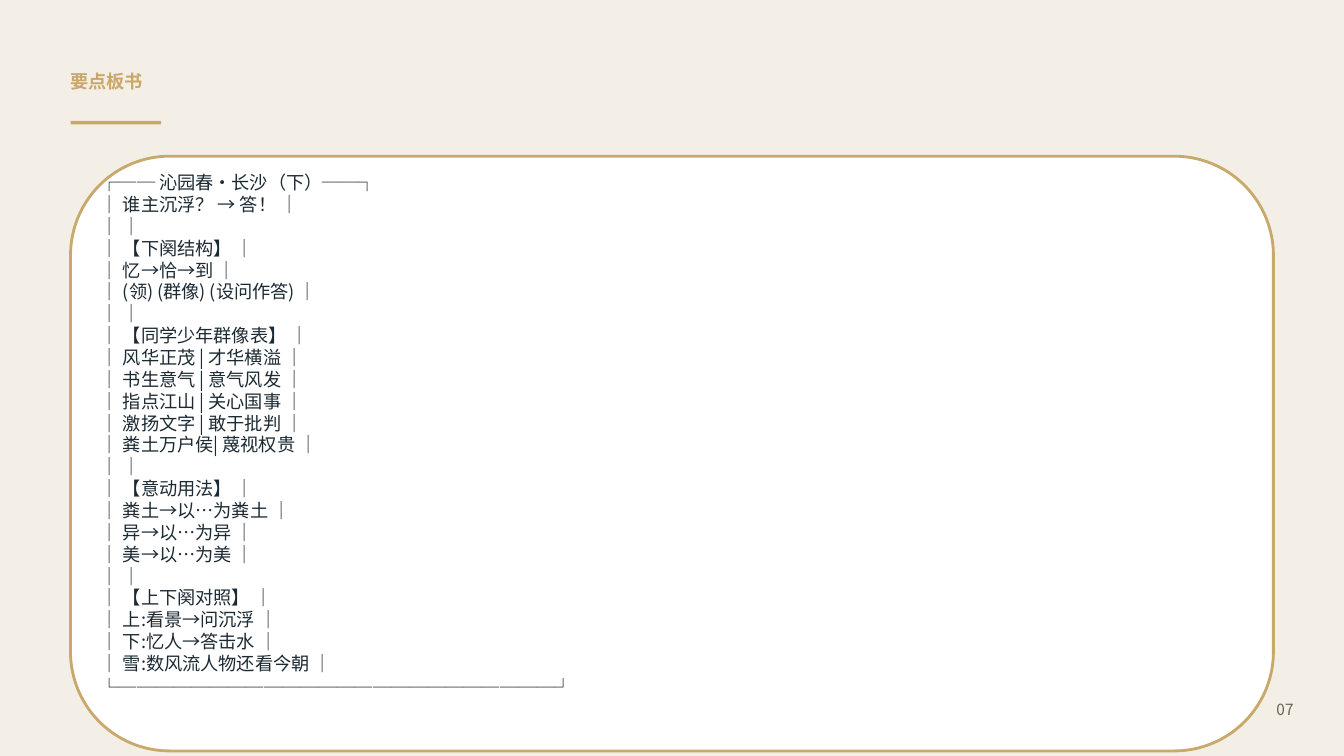
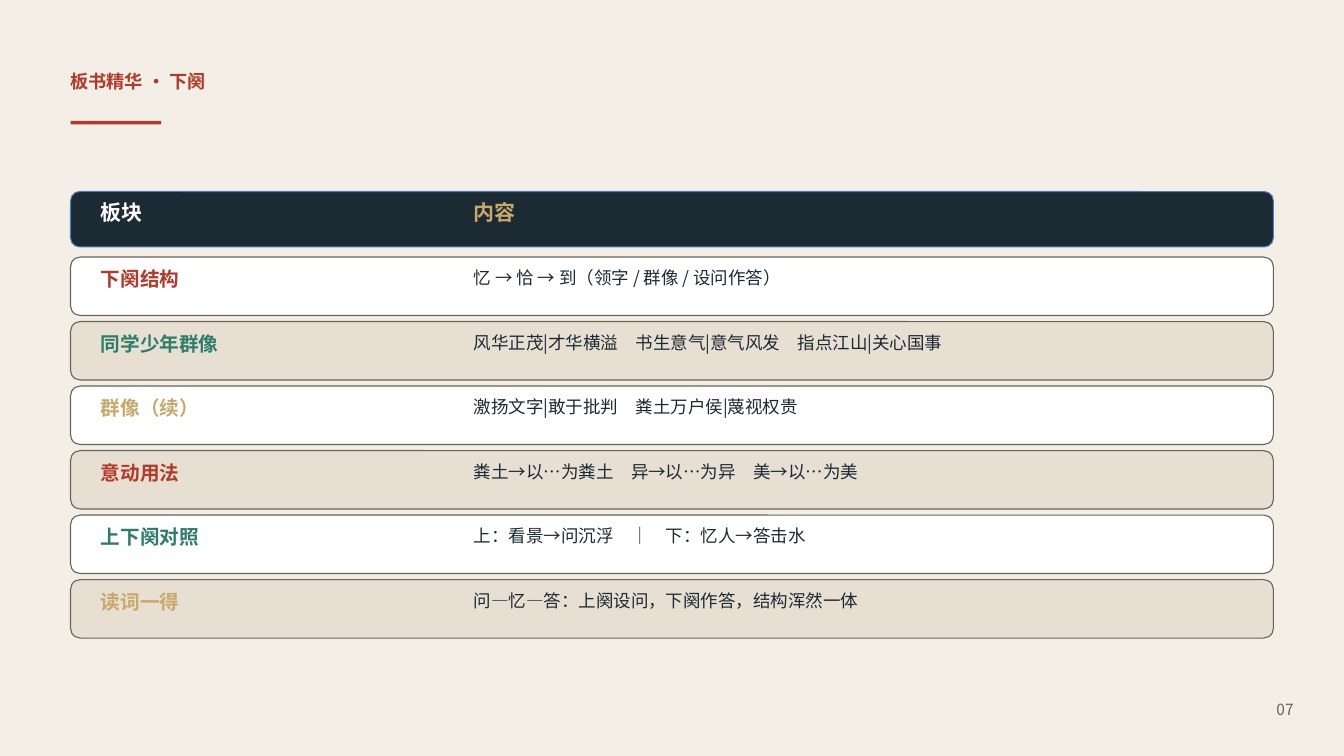
Before and after one commit to katarakinkim-arch/english-lesson-miniprogram, a slide deck: slide 7 of preview_v7/cn/l-cn-bs-u1-2.pptx. Drawn at 1344x756 pixels with LibreOffice and Linux fonts; fonts in the diff are those of the drawing. Boxes give left, top, right and bottom in pixels: in the first picture for what was removed or moved away, otherwise in the second. Text is boxed around its words. In the diff, an @@ line names an element or a change of style, - is before the commit and + after.

```diff
--- a/preview_v7/cn/l-cn-bs-u1-2.pptx
+++ b/preview_v7/cn/l-cn-bs-u1-2.pptx
@@ text at <box>71,72,205,90</box>: text changed; text colour #C8A86B to #B23A2A @@
-要点板书
+板书精华 · 下阕
@@ rectangle at <box>71,121,161,124</box>: fill #C8A86B to #B23A2A @@
@@ text removed at <box>123,173,377,672</box> @@
-┌── 沁园春·长沙（下）──┐
-│ 谁主沉浮？ → 答！ │
-│ │
-│ 【下阕结构】 │
-│ 忆→恰→到 │
-│ (领) (群像) (设问作答) │
-│ │
-│ 【同学少年群像表】 │
-│ 风华正茂 | 才华横溢 │
-│ 书生意气 | 意气风发 │
-│ 指点江山 | 关心国事 │
-│ 激扬文字 | 敢于批判 │
-│ 粪土万户侯| 蔑视权贵 │
-│ │
-│ 【意动用法】 │
-│ 粪土→以…为粪土 │
-│ 异→以…为异 │
-│ 美→以…为美 │
-│ │
-│ 【上下阕对照】 │
-│ 上:看景→问沉浮 │
-│ 下:忆人→答击水 │
-│ 雪:数风流人物还看今朝 │
-└────────────────────────┘
@@ rounded rectangle added at <box>71,192,1273,247</box>, fill #1C2A33, outline #4B7EBC 0.75 pt @@
@@ text added at <box>101,202,143,222</box>, 15 pt, text #FFFFFF, bold @@
+板块
@@ text added at <box>474,202,516,222</box>, 15 pt, text #C8A86B, bold @@
+内容
@@ rounded rectangle added at <box>71,257,1273,316</box>, fill #FFFFFF, outline #6B6258 0.8 pt @@
@@ text added at <box>101,269,179,288</box>, 14 pt, text #B23A2A, bold @@
+下阕结构
@@ text added at <box>474,269,780,286</box>, 12.5 pt, text #1C2A33 @@
+忆 → 恰 → 到（领字 / 群像 / 设问作答）
@@ rounded rectangle added at <box>71,322,1273,380</box>, fill #E7DFD2, outline #6B6258 0.8 pt @@
@@ text added at <box>101,334,219,353</box>, 14 pt, text #2E7D6B, bold @@
+同学少年群像
@@ text added at <box>474,334,942,354</box>, 12.5 pt, text #1C2A33 @@
+风华正茂|才华横溢 书生意气|意气风发 指点江山|关心国事
@@ rounded rectangle added at <box>71,386,1273,445</box>, fill #FFFFFF, outline #6B6258 0.8 pt @@
@@ text added at <box>101,398,199,417</box>, 14 pt, text #C8A86B, bold @@
+群像（续）
@@ text added at <box>474,398,798,418</box>, 12.5 pt, text #1C2A33 @@
+激扬文字|敢于批判 粪土万户侯|蔑视权贵
@@ rounded rectangle: place and size @@
-rounded rectangle at <box>71,156,1273,751</box>
+rounded rectangle at <box>71,451,1273,509</box>
@@ rounded rectangle at <box>71,451,1273,509</box>: fill #FFFFFF to #E7DFD2; outline #C8A86B 2 pt to #6B6258 0.8 pt @@
@@ text added at <box>101,463,179,482</box>, 14 pt, text #B23A2A, bold @@
+意动用法
@@ text added at <box>474,463,858,480</box>, 12.5 pt, text #1C2A33 @@
+粪土→以…为粪土 异→以…为异 美→以…为美
@@ rounded rectangle added at <box>71,515,1273,574</box>, fill #FFFFFF, outline #6B6258 0.8 pt @@
@@ text added at <box>101,527,199,546</box>, 14 pt, text #2E7D6B, bold @@
+上下阕对照
@@ text added at <box>474,527,806,544</box>, 12.5 pt, text #1C2A33 @@
+上：看景→问沉浮 ｜ 下：忆人→答击水
@@ rounded rectangle added at <box>71,580,1273,638</box>, fill #E7DFD2, outline #6B6258 0.8 pt @@
@@ text added at <box>101,592,179,611</box>, 14 pt, text #C8A86B, bold @@
+读词一得
@@ text added at <box>474,592,858,609</box>, 12.5 pt, text #1C2A33 @@
+问—忆—答：上阕设问，下阕作答，结构浑然一体
```
Also in this commit, not shown: 5 other slides changed, 3 slides added, 3 slides removed, 9 other files.
